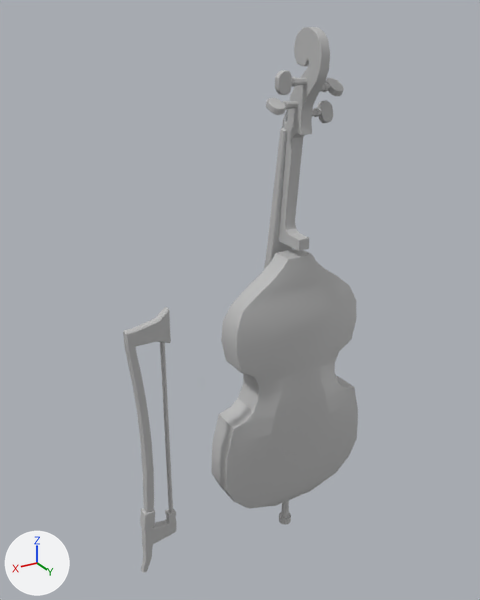
An edit to the FBX model Assets/3D Resources/Weapon/double bass.fbx, drawn before and after from the same camera.
One viewpoint serves both versions: a camera (50 mm lens) standing at (0.0549, 0.076, 0.0766) and looking at (0.0075, -0.003, 0.0371). Arrows for +X, +Y and +Z are at lower left; the lights stay in place. Where no turn or scale is listed for an object, it has been applied to the vertices.

Objects in the first picture: 'c_md:pCube11'.
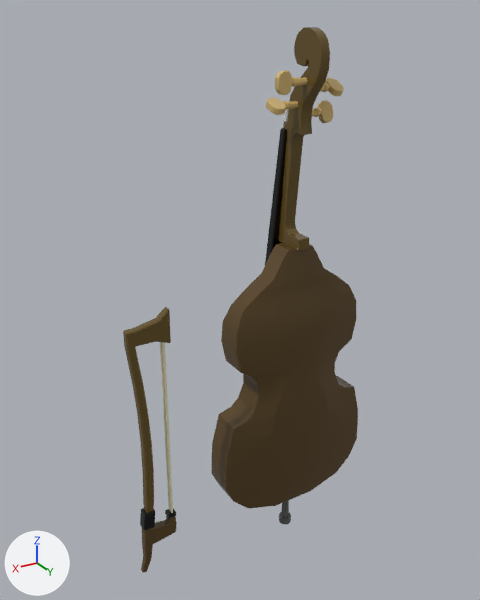
The newer file is also turned or shifted as a whole; pictures and numbers use the older file's frame.

The change, as a diff of the scene's bpy script:
```diff
--- a/Assets/3D Resources/Weapon/double bass.fbx.py
+++ b/Assets/3D Resources/Weapon/double bass.fbx.py
@@ mat_03___default @@
+mat_03___default = principled_material('03 - Default')
+mat_03___default.base_color = (0.0, 0.0, 0.0)  # black #000000
+mat_03___default.roughness = 0.0
@@ mat_13___default @@
+mat_13___default = principled_material('13 - Default')
+mat_13___default.base_color = (0.107, 0.107, 0.107)  # dark grey #5c5c5c
+mat_13___default.roughness = 0.0
@@ mat_09___default @@
+mat_09___default = principled_material('09 - Default')
+mat_09___default.base_color = (0.661, 0.467, 0.172)  # beige #d4b673
+mat_09___default.roughness = 0.0
@@ mat_07___default @@
+mat_07___default = principled_material('07 - Default')
+mat_07___default.base_color = (0.854, 0.803, 0.533)  # beige #eee7c1
+mat_07___default.roughness = 0.0
@@ mat_01___default @@
+mat_01___default = principled_material('01 - Default')
+mat_01___default.base_color = (0.0953, 0.0546, 0.0137)  # brown #57421f
+mat_01___default.roughness = 0.0
@@ mat_08___default @@
+mat_08___default = principled_material('08 - Default')
+mat_08___default.base_color = (1.0, 1.0, 1.0)  # white #ffffff
+mat_08___default.roughness = 0.0
@@ mat_02___default @@
+mat_02___default = principled_material('02 - Default')
+mat_02___default.base_color = (0.127, 0.0797, 0.0157)  # brown #645022
+mat_02___default.roughness = 0.0
@@ me_mesh @@
 me_mesh.from_pydata(...)  # 3326 vertices, 3198 faces; spans x -0.0203..0.0203, y -0.0069..0.0065, z -0.0407..0.0404
 # used by ob_c_md_pcube11; location = (0.007, -0.0011, 0.0347)
+# me_mesh part 1: all 83 vertices in x -0.0099..-0.004, y -0.0008..0.0031, z 0.0082..0.0094 are moved by (0.0, 0.0, 0.0014)
+# me_mesh part 2: 966 faces spanning x -0.0203..0.0203, y -0.0028..0.0051, z -0.0387..0.0107 switch from mat_lambert1 (grey #bcbcbc) to mat_01___default (brown #57421f)
+# me_mesh part 3: 533 faces spanning x -0.0079..0.0201, y -0.0022..0.0065, z -0.0275..0.0404 switch from mat_lambert1 (grey #bcbcbc) to mat_02___default (brown #645022)
+# me_mesh part 4: 257 faces spanning x -0.0098..0.0197, y -0.005..0.002, z -0.0343..0.0273 switch from mat_lambert1 (grey #bcbcbc) to mat_03___default (black #000000)
+# me_mesh part 5: 154 faces spanning x -0.0105..0.015, y -0.0068..0.0016, z -0.0293..0.0011 switch from mat_lambert1 (grey #bcbcbc) to mat_07___default (beige #eee7c1)
+# me_mesh part 6: 568 faces spanning x -0.0123..-0.0017, y 0.0003..0.0046, z 0.0279..0.0353 switch from mat_lambert1 (grey #bcbcbc) to mat_09___default (beige #d4b673)
+# me_mesh part 7: 164 faces spanning x -0.0081..-0.0059, y 0.0001..0.0022, z -0.0407..-0.0334 switch from mat_lambert1 (grey #bcbcbc) to mat_13___default (dark grey #5c5c5c)
+me_mesh.materials.append(mat_08___default)  # white #ffffff
```

Pixel boxes (x1, y1, x2, y2) of what changed, in the pictures (480 x 600 px; the box of a moved part takes in the faces that stretch with it):
part 1 of me_mesh, moved or reshaped: before (262, 249, 324, 280); after (262, 243, 324, 280)
part 2 of me_mesh, recoloured (grey to brown): (141, 268, 358, 573) in both
part 3 of me_mesh, recoloured (grey to brown): (123, 27, 330, 513) in both
part 4 of me_mesh, recoloured (grey to black): (140, 128, 287, 530) in both
part 5 of me_mesh, recoloured: (160, 342, 173, 513) in both
part 6 of me_mesh, recoloured (grey to brown): (266, 70, 344, 123) in both
part 7 of me_mesh, recoloured (grey to black): (279, 500, 291, 524) in both
